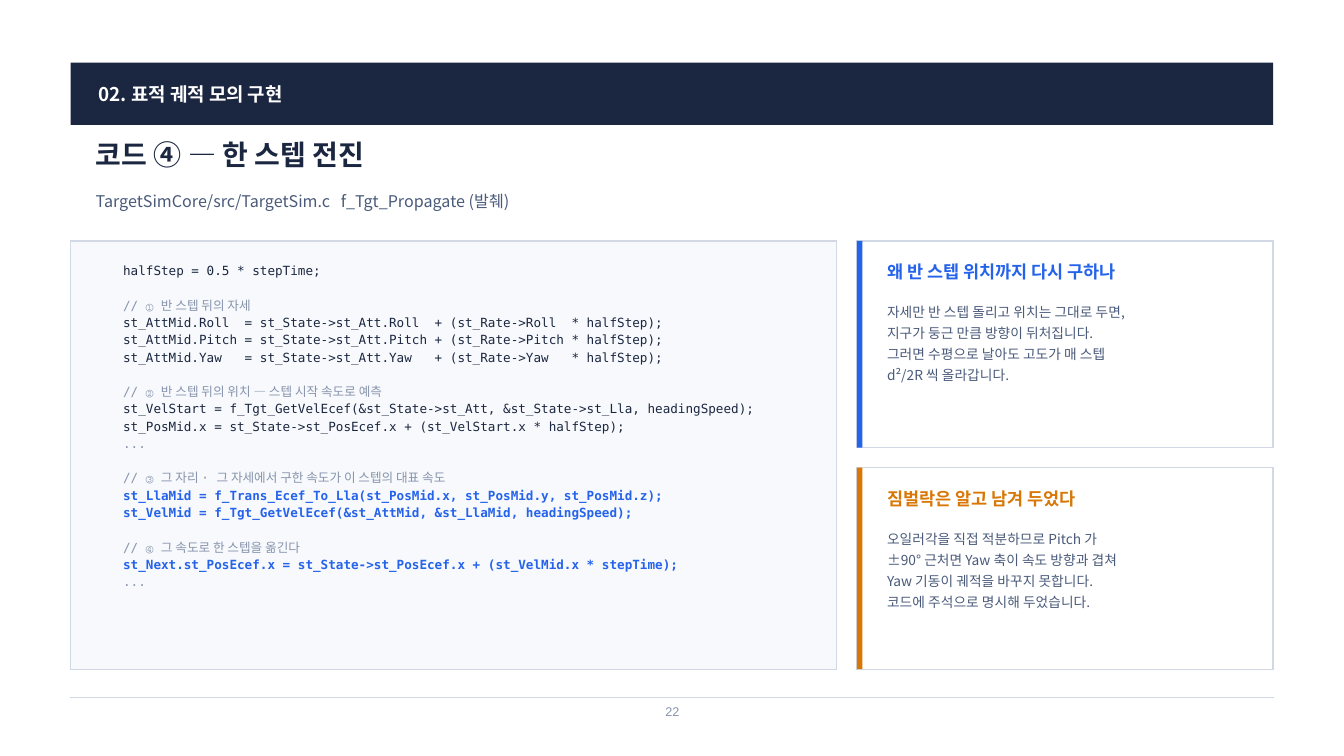
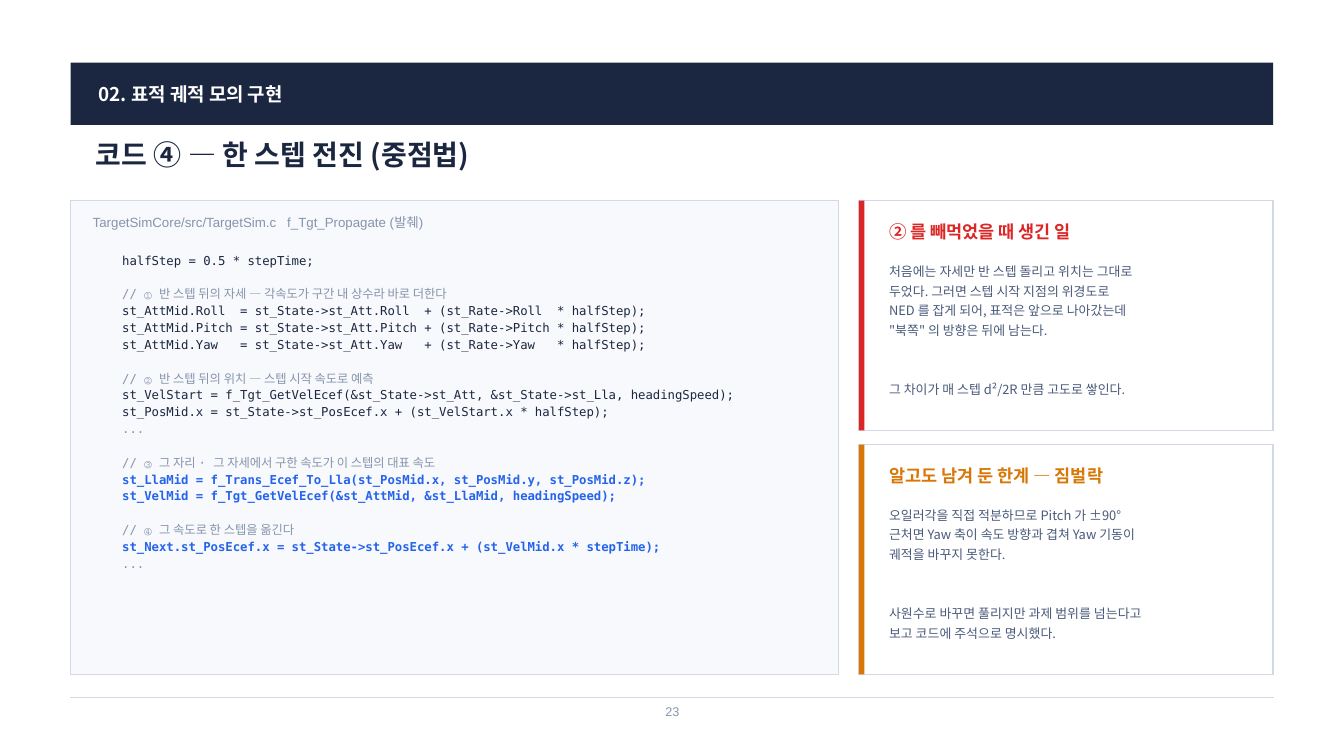
Before and after one commit to harley-hwan/radar-sw-study, a slide deck: slide 23 of Part3_TargetSim/ref/산출물/Chapter3_TargetSim.pptx (slide 22 before the commit). Drawn at 1344x756 pixels with LibreOffice and Linux fonts; fonts in the diff are those of the drawing. Boxes give left, top, right and bottom in pixels: in the first picture for what was removed or moved away, otherwise in the second. Text is boxed around its words. In the diff, an @@ line names an element or a change of style, - is before the commit and + after.

```diff
--- a/Part3_TargetSim/ref/산출물/Chapter3_TargetSim.pptx
+++ b/Part3_TargetSim/ref/산출물/Chapter3_TargetSim.pptx
@@ text at (96, 141, 470, 171): text changed @@
-코드 ④ — 한 스텝 전진
+코드 ④ — 한 스텝 전진 (중점법)
@@ rectangle: place and size @@
-rectangle at (71, 241, 837, 669)
+rectangle at (71, 201, 839, 675)
@@ rectangle: place and size @@
-rectangle at (857, 241, 1273, 448)
+rectangle at (859, 201, 1273, 431)
@@ rectangle: place and size @@
-rectangle at (857, 241, 863, 448)
+rectangle at (859, 201, 865, 431)
@@ rectangle at (859, 201, 865, 431): fill #2563EB to #DC2626 @@
@@ text "TargetSimCore/src/TargetSim.c f_Tgt_Propagate (발췌)": place and size @@
-text "TargetSimCore/src/TargetSim.c f_Tgt_Propagate (발췌)" at (96, 193, 510, 211)
+text "TargetSimCore/src/TargetSim.c f_Tgt_Propagate (발췌)" at (93, 217, 424, 230)
@@ text "TargetSimCore/src/TargetSim.c f_Tgt_Propagate (발췌)" at (93, 217, 424, 230): size 11.5 to 9.5 pt, font Noto Sans CJK KR to Arial, text colour #4A5A7A to #8794AC @@
@@ text added at (889, 220, 1071, 243), 12.5 pt, text #DC2626, bold @@
+② 를 빼먹었을 때 생긴 일
@@ text "halfStep = 0.5 * stepTime;": place and size @@
-text "halfStep = 0.5 * stepTime;" at (123, 265, 754, 572)
+text "halfStep = 0.5 * stepTime;" at (122, 255, 734, 554)
@@ text at (122, 255, 734, 554): size 9 to 8.8 pt @@
@@ text removed at (887, 263, 1116, 280) @@
-왜 반 스텝 위치까지 다시 구하나
@@ text at (889, 265, 1133, 396): text changed; size 9.8 to 9.2 pt @@
-자세만 반 스텝 돌리고 위치는 그대로 두면,
-지구가 둥근 만큼 방향이 뒤처집니다.
-그러면 수평으로 날아도 고도가 매 스텝
-d²/2R 씩 올라갑니다.
+처음에는 자세만 반 스텝 돌리고 위치는 그대로
+두었다. 그러면 스텝 시작 지점의 위경도로
+NED 를 잡게 되어, 표적은 앞으로 나아갔는데
+"북쪽" 의 방향은 뒤에 남는다.
+그 차이가 매 스텝 d²/2R 만큼 고도로 쌓인다.
@@ text at (144, 288, 447, 299): text changed; size 9 to 8.8 pt @@
-// ① 반 스텝 뒤의 자세
+// ① 반 스텝 뒤의 자세 — 각속도가 구간 내 상수라 바로 더한다
@@ rectangle: place and size @@
-rectangle at (857, 468, 1273, 669)
+rectangle at (859, 445, 1273, 675)
@@ rectangle: place and size @@
-rectangle at (857, 468, 863, 669)
+rectangle at (859, 445, 865, 675)
@@ text at (889, 467, 1103, 484): text changed @@
-짐벌락은 알고 남겨 두었다
+알고도 남겨 둔 한계 — 짐벌락
@@ text at (889, 509, 1142, 639): text changed; size 9.8 to 9.2 pt @@
-오일러각을 직접 적분하므로 Pitch 가
-±90° 근처면 Yaw 축이 속도 방향과 겹쳐
-Yaw 기동이 궤적을 바꾸지 못합니다.
-코드에 주석으로 명시해 두었습니다.
+오일러각을 직접 적분하므로 Pitch 가 ±90°
+근처면 Yaw 축이 속도 방향과 겹쳐 Yaw 기동이
+궤적을 바꾸지 못한다.
+사원수로 바꾸면 풀리지만 과제 범위를 넘는다고
+보고 코드에 주석으로 명시했다.
@@ text at (665, 707, 679, 716): text changed @@
-22
+23
```
Also in this commit, not shown: 29 other slides changed, 4 slides added, 1 slide removed, 43 other files.
